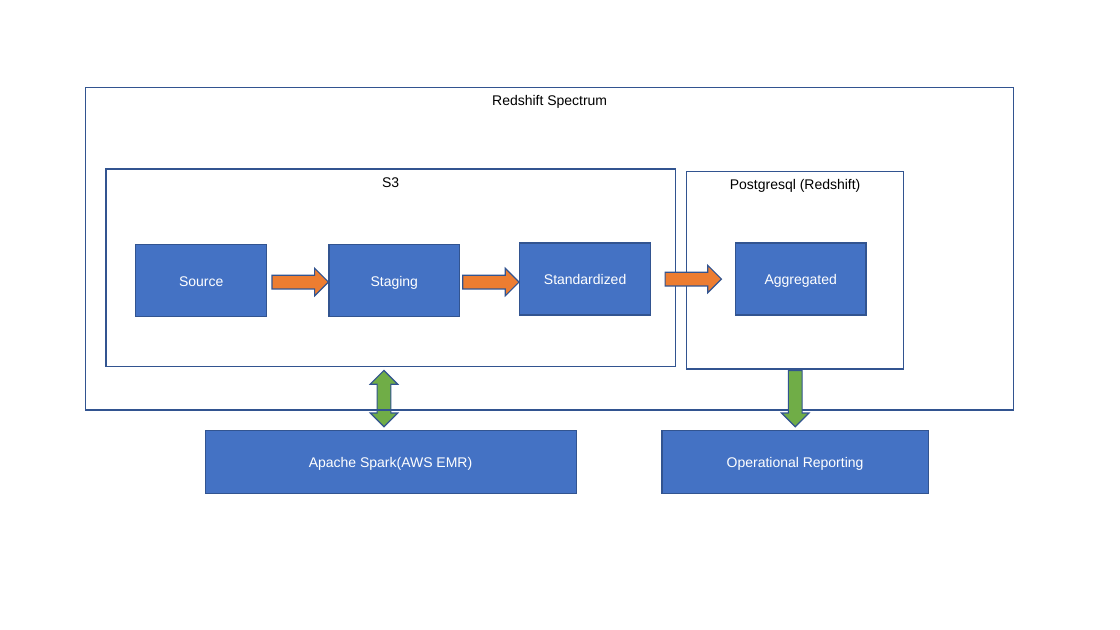
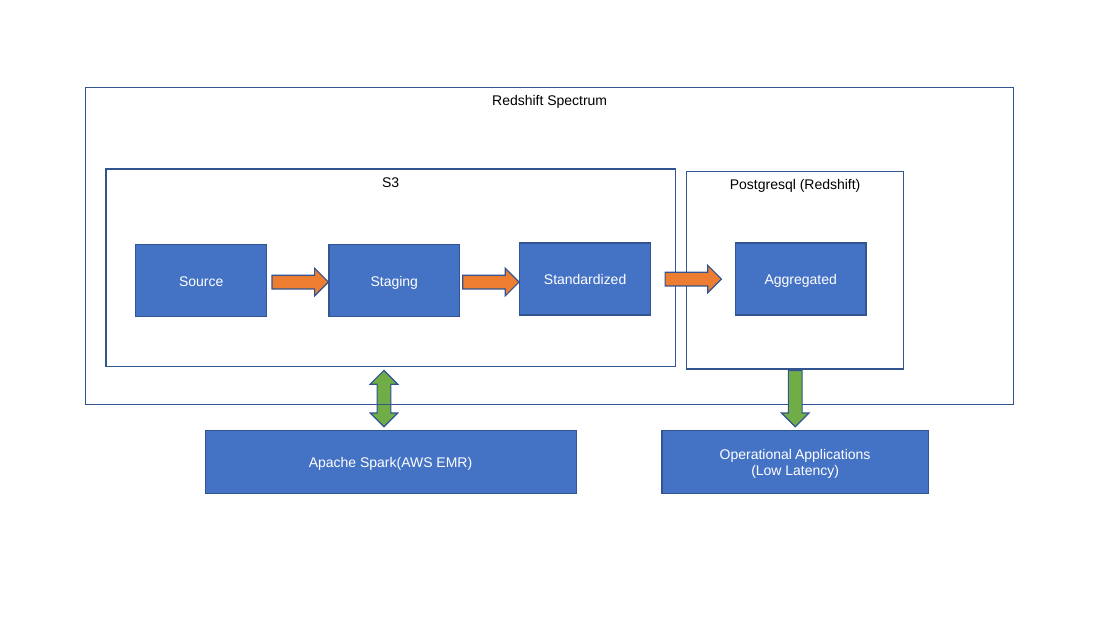
Before and after one commit to pulkitbarad/pyspark-postgresql, a slide deck: slide 1 of docs/Design.pptx. Drawn at 1120x630 pixels with LibreOffice and Linux fonts; fonts in the diff are those of the drawing. Boxes give left, top, right and bottom in pixels: in the first picture for what was removed or moved away, otherwise in the second. Text is boxed around its words. In the diff, an @@ line names an element or a change of style, - is before the commit and + after.

```diff
--- a/docs/Design.pptx
+++ b/docs/Design.pptx
@@ rectangle "Redshift Spectrum": place and size @@
-rectangle "Redshift Spectrum" at box(86, 87, 1014, 410)
+rectangle "Redshift Spectrum" at box(86, 87, 1014, 405)
@@ text in rectangle at box(720, 449, 870, 478): text changed @@
-Operational Reporting
+Operational Applications
+(Low Latency)
```
Also in this commit, not shown: 3 other files.
